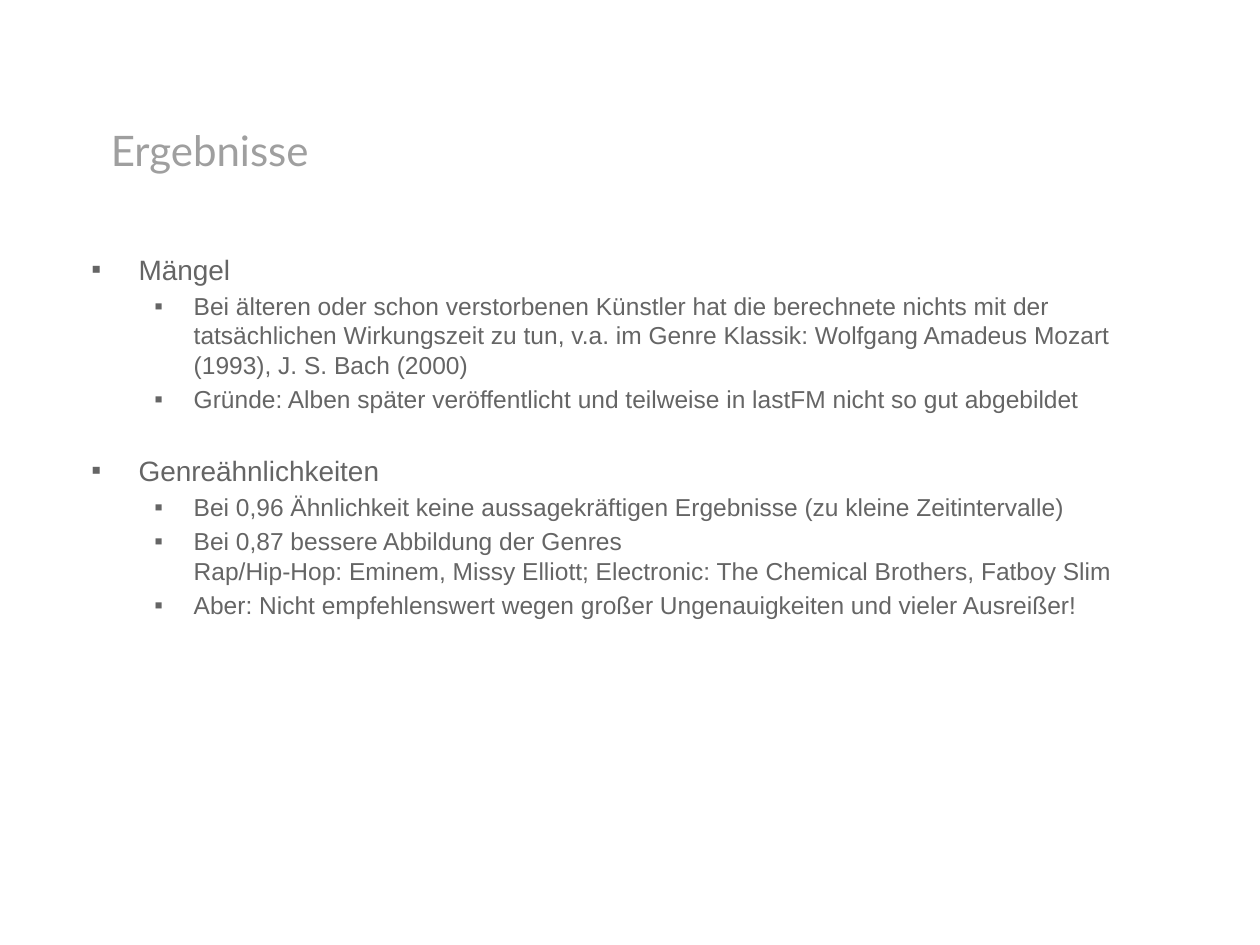
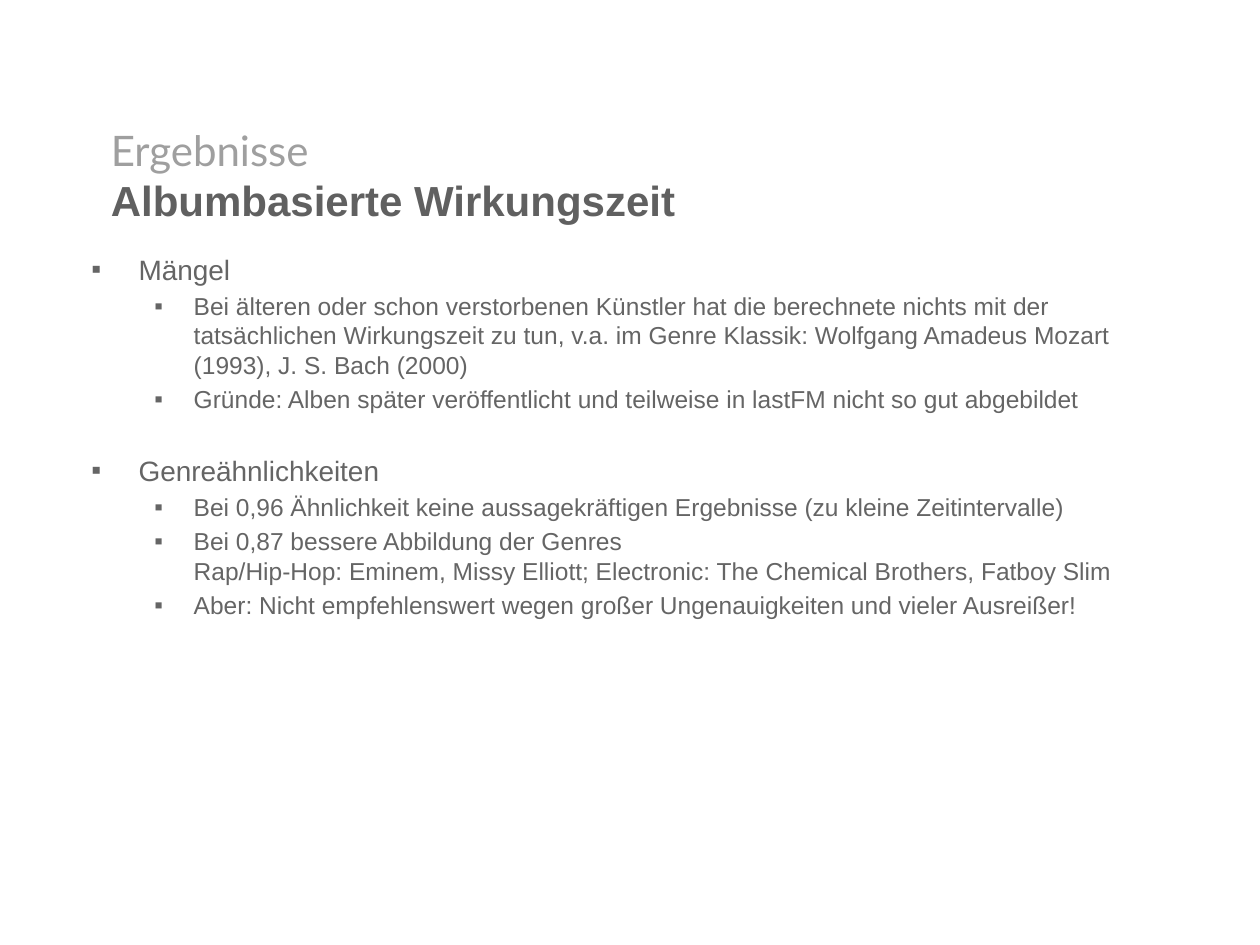
Before and after one commit to ohuguy/mirlastfm, a slide deck: slide 12 of presentation/presentation.pptx. Drawn at 1260x945 pixels with LibreOffice and Linux fonts; fonts in the diff are those of the drawing; background and template pictures are left out. Boxes give left, top, right and bottom in pixels: in the first picture for what was removed or moved away, otherwise in the second. Text is boxed around its words. In the diff, an @@ line names an element or a change of style, - is before the commit and + after.

```diff
--- a/presentation/presentation.pptx
+++ b/presentation/presentation.pptx
@@ text at (111,135,675,225): text changed; font Lato to Arial; text colour #9F9F9F to #606060; bold on @@
-Ergebnisse
+Ergebnisse
+Albumbasierte Wirkungszeit
```
Also in this commit, not shown: 8 other slides changed.
